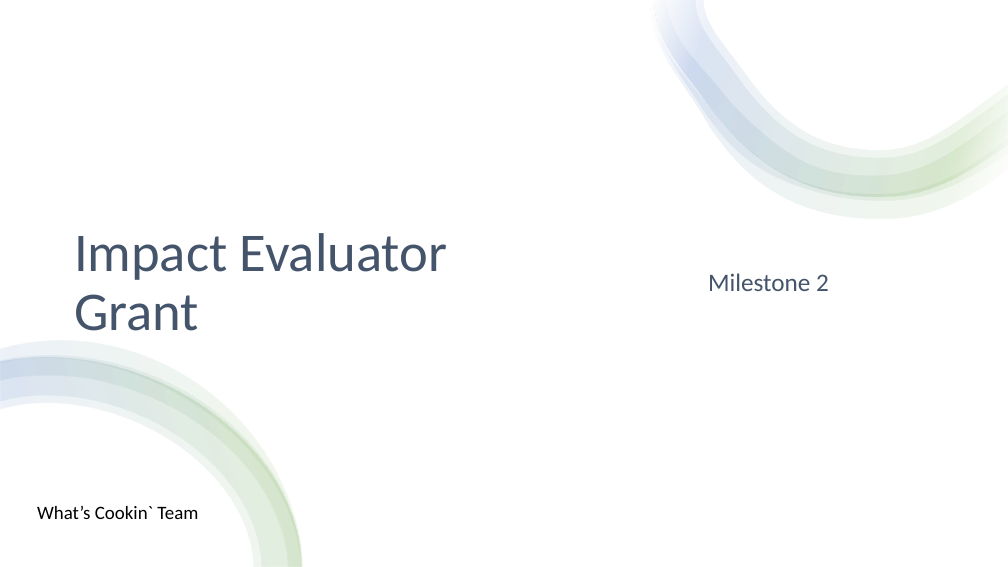
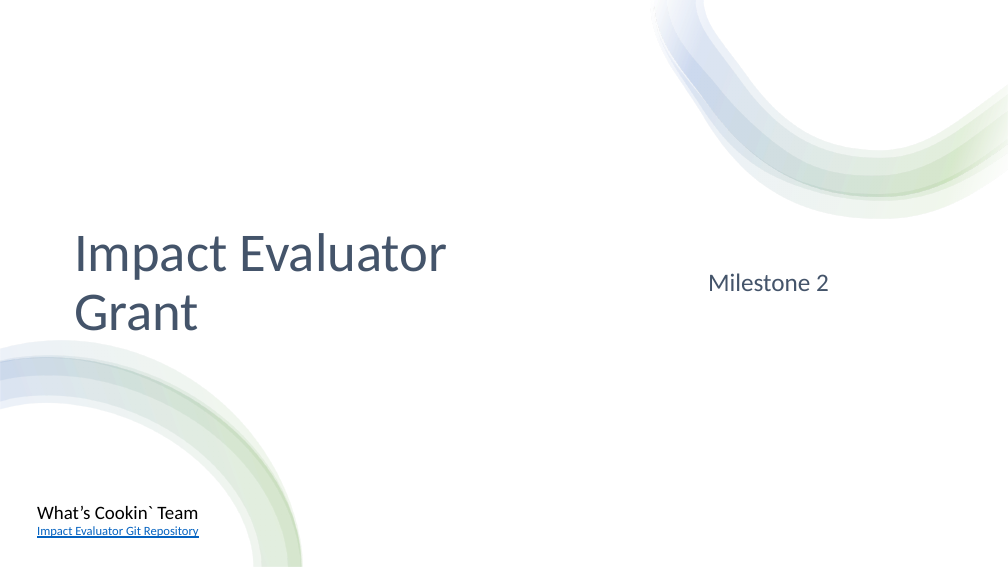
Before and after one commit to Cooperation-org/linked-trust-impact-eval, a slide deck: slide 1 of doc/ImpactEvaluatorsGrant.pptx. Drawn at 1008x567 pixels with LibreOffice and Linux fonts; fonts in the diff are those of the drawing. Boxes give left, top, right and bottom in pixels: in the first picture for what was removed or moved away, otherwise in the second. Text is boxed around its words. In the diff, an @@ line names an element or a change of style, - is before the commit and + after.

```diff
--- a/doc/ImpactEvaluatorsGrant.pptx
+++ b/doc/ImpactEvaluatorsGrant.pptx
@@ text at bbox=[37, 526, 199, 538]: paragraph added @@
+Impact Evaluator Git Repository
```
Also in this commit, not shown: 4 other slides changed, 6 other files.
